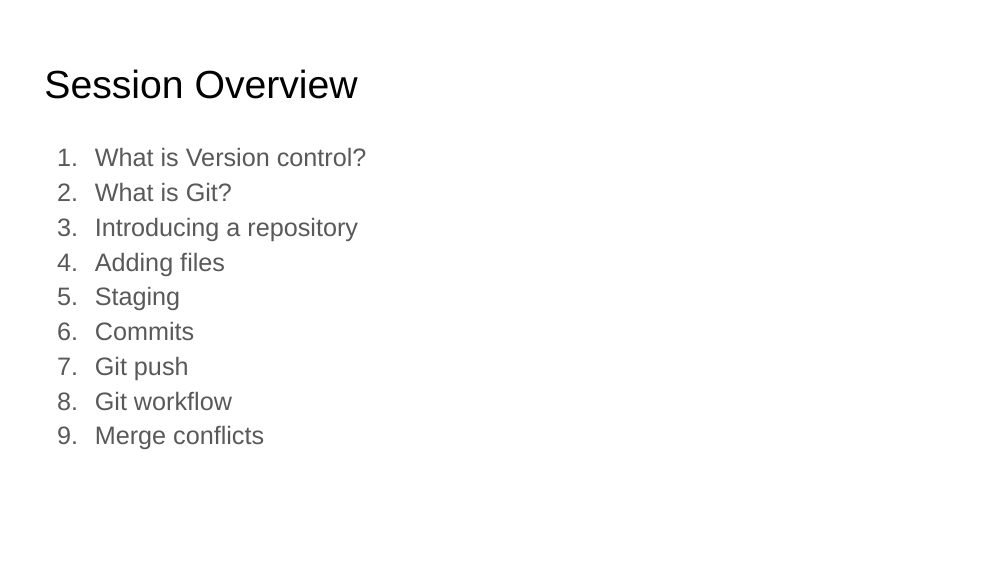
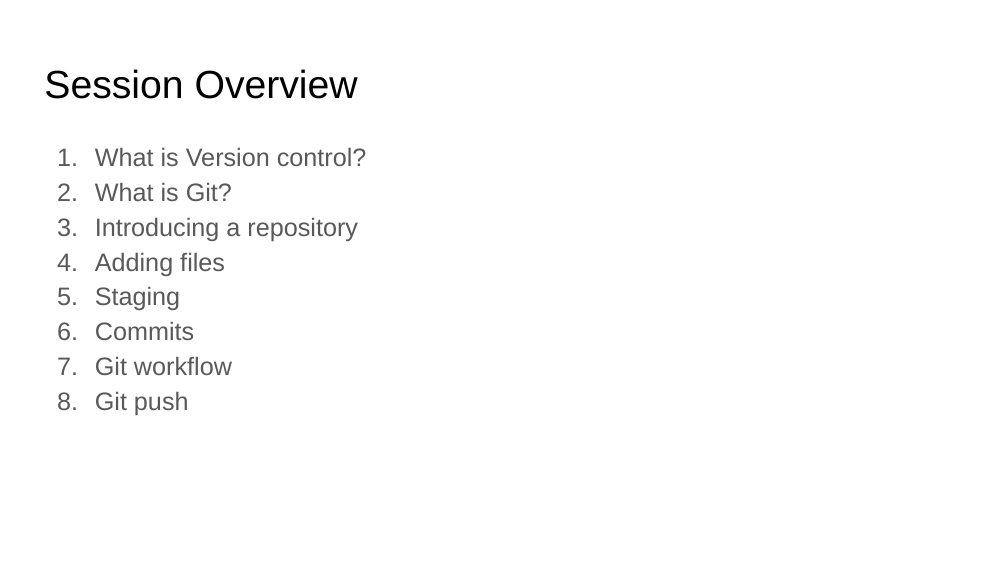
Before and after one commit to NewcastleRSE-Training/intro-to-version-control, a slide deck: slide 2 of Git Version Control.pptx. Drawn at 1008x567 pixels with LibreOffice and Linux fonts; fonts in the diff are those of the drawing. Boxes give left, top, right and bottom in pixels: in the first picture for what was removed or moved away, otherwise in the second. Text is boxed around its words. In the diff, an @@ line names an element or a change of style, - is before the commit and + after.

```diff
--- a/Git Version Control.pptx
+++ b/Git Version Control.pptx
@@ text at [95,356,232,375]: paragraph added @@
+7. Git workflow
@@ text at [95,391,264,449]: paragraphs removed @@
-8. Git workflow
-9. Merge conflicts
```
Also in this commit, not shown: 3 other files.
